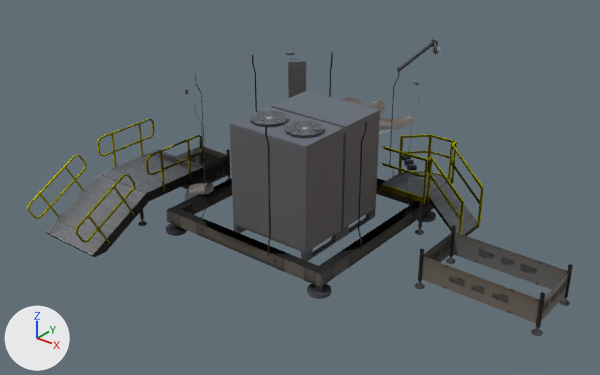
Renders of the Blender file models/salas/salaoxigeno.blend from each side of a commit.
Both versions are drawn from a camera (50 mm lens) standing at (613.0, -772.0, 531.0) and looking at (41.0, -57.0, 87.0). Arrows for +X, +Y and +Z are at lower left; the lights stay in place. The first picture is the older version.

Names of what the first picture shows: 'HDU_lowRez_part2', 'HDU_lowRez_part2.001'.
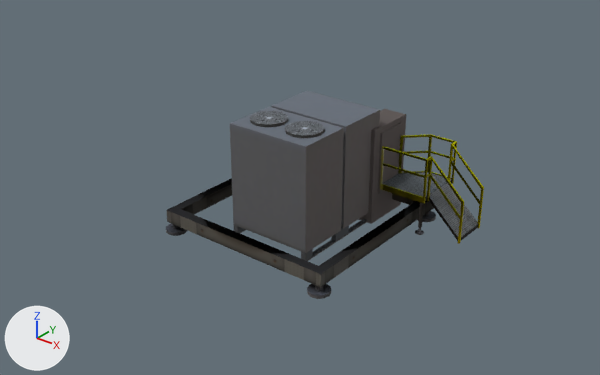
Changed parts and their boxes [x1, y1, x2, y2] in the pictures (600 x 375 px):
'HDU_lowRez_part2', reshaped
    before: [27, 39, 573, 336]
    after: [166, 134, 484, 299]
'Cube.001', added
    after: [358, 109, 406, 224]
'Cube.002', added
    after: [378, 122, 402, 194]
'Cube', added
    after: [380, 147, 384, 190]
part 1 of me_hdu_lowrez_part2, deleted
    before: [27, 39, 573, 336]
part 2 of me_hdu_lowrez_part2, reshaped
    before: [185, 98, 415, 201]

What the commit changed:
Material 'Material.003' (mat_material_003) is new.
Its base color is (0.151, 0.13, 0.125) (dark grey #6c6563).
Its metallic is 0.518.
Its roughness is 0.991.
Material 'Material.002' (mat_material_002) is new.
Its base color is (0.151, 0.13, 0.125) (dark grey #6c6563).
Its metallic is 0.518.
Its roughness is 0.991.
Material 'Material.001' (mat_material_001) is new.
Its base color is (0.168, 0.164, 0.000865) (dark yellow #727103).
me_hdu_lowrez_part2 is used by ob_hdu_lowrez_part2; location (0.0, 0.0, 0.0); rotation (1.571, 0.0, 0.0), in degrees (90, 0, 0); scale (0.538, 0.538, 0.538).
me_hdu_lowrez_part2 had 4539 vertices, 3983 faces and spanned x -455.0..662.0, y -1.0..420.0, z -360.0..473.0.
me_hdu_lowrez_part2 now has 1045 vertices, 803 faces, 2 loose edges and spans x -247.0..354.0, y -1.0..282.0, z -280.0..247.0.
me_hdu_lowrez_part2 part 1: 375 loose pieces with 3164 vertices, spanning x -455.0..662.0, y 0.0..420.0, z -360.0..473.0, are deleted.
me_hdu_lowrez_part2 part 2: 334 vertices removed from x -304.0..114.0, y 3.0..274.0, z -355.0..141.0; 5 vertices added at x -238.0..-236.0, y 24.0..57.0, z -235.0..236.0.
Other edits to the shape of me_hdu_lowrez_part2 do not show in these pictures.
Mesh me_cube_002 is new.
It is a box spanning x -1.0..1.0, y -1.0..1.0, z -2.12..1.49.
It uses material mat_material_003 (dark grey #6c6563).
Mesh me_cube_001 is new.
It is a box spanning x -1.0..1.0, y -1.0..1.0, z -2.12..1.49.
It uses material mat_material_002 (dark grey #6c6563).
Mesh me_cube is new.
It has 16 vertices, 14 faces and spans x -1.2..3.4, y -1.3..0.8, z -0.9..60.4.
It uses material mat_material_001 (dark yellow #727103).
Object 'Cube.002' (ob_cube_002) is new; it shows me_cube_002.
Its location is (66.8, 101.4, 87.6).
Its scale is (2.96, 24.3, 24.3).
Object 'Cube.001' (ob_cube_001) is new; it shows me_cube_001.
Its location is (49.8, 101.4, 74.9).
Its scale is (17.5, 37.6, 37.6).
Object 'Cube' (ob_cube) is new; it shows me_cube.
Its location is (74.1, 74.4, 46.9).
